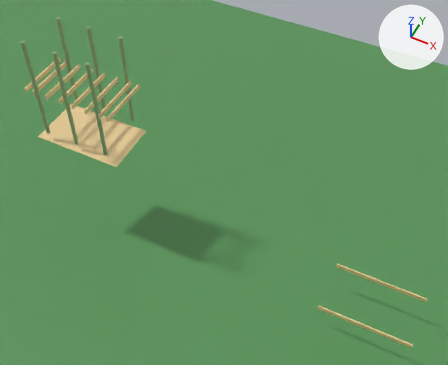
Before and after pictures for a commit that changed the Blender file coop.blend.
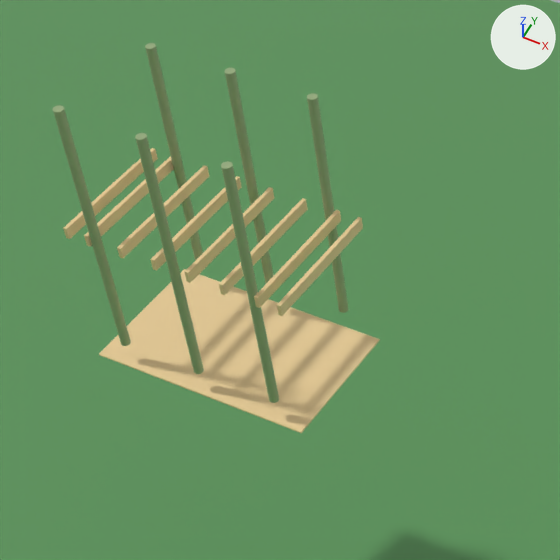
The first picture shows the older version from a 50 mm camera at (10.39, -11.21, 17.64) aimed at (4.7, 0.16, 3.43). The close-ups show the older and then the newer version on the part from 0% to 48% of the width and 0% to 59% of the height of that picture. Only the edits that show in the close-ups are written down. Every picture has the same lights, and +X, +Y and +Z are marked at upper right.

In view in the first close-up: 'Ground', 'Joist_6', 'Ply_Back', 'Ply_Cantilever_L', 'Ply_Cantilever_R', 'Ply_Front', 'Post_0', 'Post_1', 'Post_2', 'Post_3', 'Post_4', 'Post_5' and 7 more.
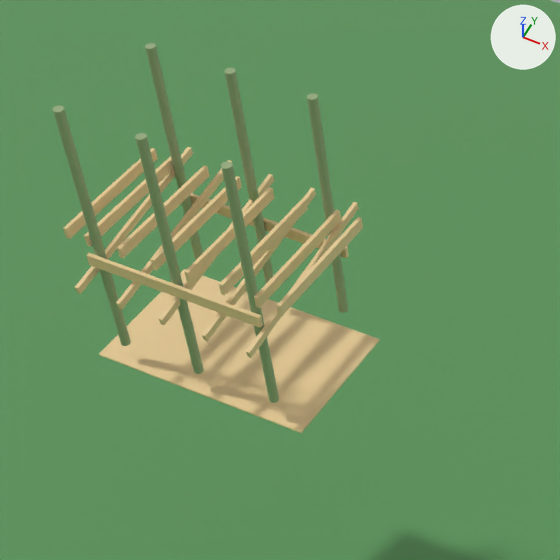
Pixel boxes [x1, y1, x2, y2] of what changed, in the close-ups (560 x 560 px):
'Roof_Bearer_Front', added (beige): after [86, 253, 263, 328]
'Roof_Rafter_0', added: after [74, 147, 193, 294]
'Roof_Rafter_4', added: after [246, 202, 359, 358]
'Roof_Rafter_1', added: after [116, 160, 232, 309]
'Roof_Rafter_3', added: after [202, 188, 316, 342]
'Roof_Bearer_Back', added: after [190, 193, 349, 258]
'Roof_Rafter_2', added: after [159, 174, 275, 325]

Edits to the bpy script that builds the scene:
```text
Add me_cube_016:
    me_cube_016.from_pydata(...)  # a box spanning x -0.02..0.02, y -1.2..1.2, z -0.05..0.05
    me_cube_016.materials.append(mat_timber)  # beige #e7cb95
Add me_cube_006:
    me_cube_006.from_pydata(...)  # a box spanning x -1.2..1.2, y -0.02..0.02, z -0.08..0.08
    me_cube_006.materials.append(mat_timber)  # beige #e7cb95
Add ob_roof_rafter_4:
    ob_roof_rafter_4 = bpy.data.objects.new('Roof_Rafter_4', me_cube_016)
    ob_roof_rafter_4.location = (1.2, 0.0, 5.23)
    ob_roof_rafter_4.rotation_euler = (0.181, 0.0, 0.0)  # degrees (10, 0, 0)
Add ob_roof_rafter_3:
    ob_roof_rafter_3 = bpy.data.objects.new('Roof_Rafter_3', me_cube_016.copy())
    ob_roof_rafter_3.location = (0.6, 0.0, 5.23)
    ob_roof_rafter_3.rotation_euler = (0.181, 0.0, 0.0)  # degrees (10, 0, 0)
Add ob_roof_rafter_2:
    ob_roof_rafter_2 = bpy.data.objects.new('Roof_Rafter_2', me_cube_016.copy())
    ob_roof_rafter_2.location = (0.0, 0.0, 5.23)
    ob_roof_rafter_2.rotation_euler = (0.181, 0.0, 0.0)  # degrees (10, 0, 0)
Add ob_roof_rafter_1:
    ob_roof_rafter_1 = bpy.data.objects.new('Roof_Rafter_1', me_cube_016.copy())
    ob_roof_rafter_1.location = (-0.6, 0.0, 5.23)
    ob_roof_rafter_1.rotation_euler = (0.181, 0.0, 0.0)  # degrees (10, 0, 0)
Add ob_roof_rafter_0:
    ob_roof_rafter_0 = bpy.data.objects.new('Roof_Rafter_0', me_cube_016.copy())
    ob_roof_rafter_0.location = (-1.2, 0.0, 5.23)
    ob_roof_rafter_0.rotation_euler = (0.181, 0.0, 0.0)  # degrees (10, 0, 0)
Add ob_roof_bearer_back:
    ob_roof_bearer_back = bpy.data.objects.new('Roof_Bearer_Back', me_cube_006)
    ob_roof_bearer_back.location = (0.0, 0.88, 4.95)
Add ob_roof_bearer_front:
    ob_roof_bearer_front = bpy.data.objects.new('Roof_Bearer_Front', me_cube_006.copy())
    ob_roof_bearer_front.location = (0.0, -0.88, 5.26)
```
